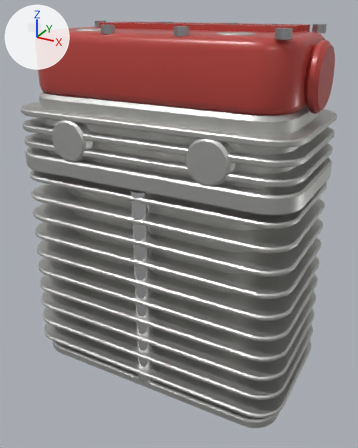
The glTF model assets/bike_parts/head/twin/hot_cam.glb: old version first, new version second.
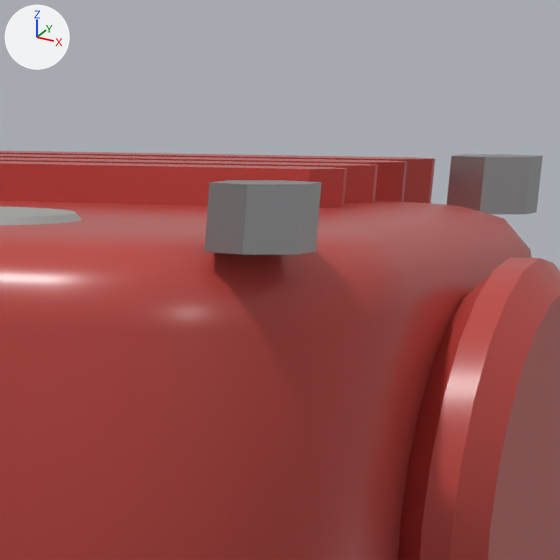
The first picture shows the older version from a camera (50 mm lens) standing at (0.259, -0.353, 0.216) and looking at (0.066, -0.002, 0.041). The close-ups show the older and then the newer version on the part from 68% to 92% of the width and 0% to 19% of the height of that picture. Only the edits that show in the close-ups are written down. Arrows for +X, +Y and +Z are at upper left; the lights stay in place. Objects named as collision shapes, trigger or cutter boxes, shadow casters or lower levels of detail are left out. Where no turn or scale is listed for an object, it has been applied to the vertices. Vertices at exactly the same position are counted once.

In view in the first close-up: 'lod0'.
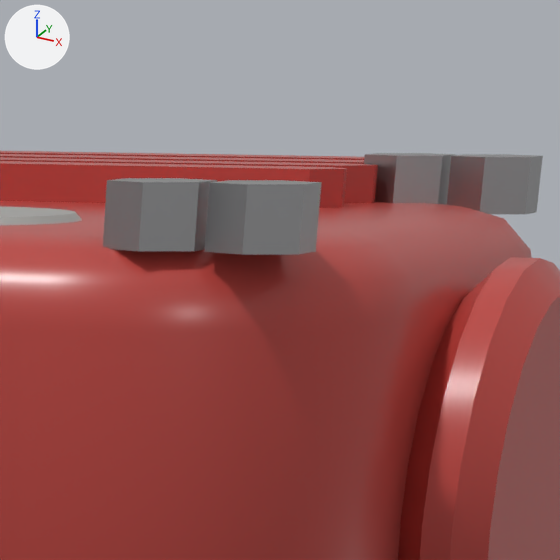
Pixel boxes [x1, y1, x2, y2] of what changed, in the close-ups (560 x 560 px):
part 1 of me_lod0, added
    after: [103, 178, 217, 251]
part 2 of me_lod0, added
    after: [364, 153, 455, 205]

The change, as a list of edits to the scene's bpy script:
```text
Change me_lod0:
    used by ob_lod0; location = (0.0, 0.0, 0.0)
    remove me_lod0.from_pydata(...)  # 3710 vertices, 7260 faces; spans x -0.064..0.184, y -0.064..0.064, z -0.1..0.204
    add me_lod0.from_pydata(...)  # 3782 vertices, 7380 faces; spans x -0.064..0.184, y -0.064..0.064, z -0.1..0.204
    me_lod0 part 1: a new loose piece, a 6-sided cylinder along z spanning x 0.1455..0.1545, y -0.0472..-0.0368, z 0.1983..0.2043, in mat_raw_steel (grey #b3b3b5)
    me_lod0 part 2: a new loose piece, a 6-sided cylinder along z spanning x 0.1455..0.1545, y 0.0368..0.0472, z 0.1983..0.2043, in mat_raw_steel (grey #b3b3b5)
    other edits to the shape of me_lod0 do not show in these pictures
```
